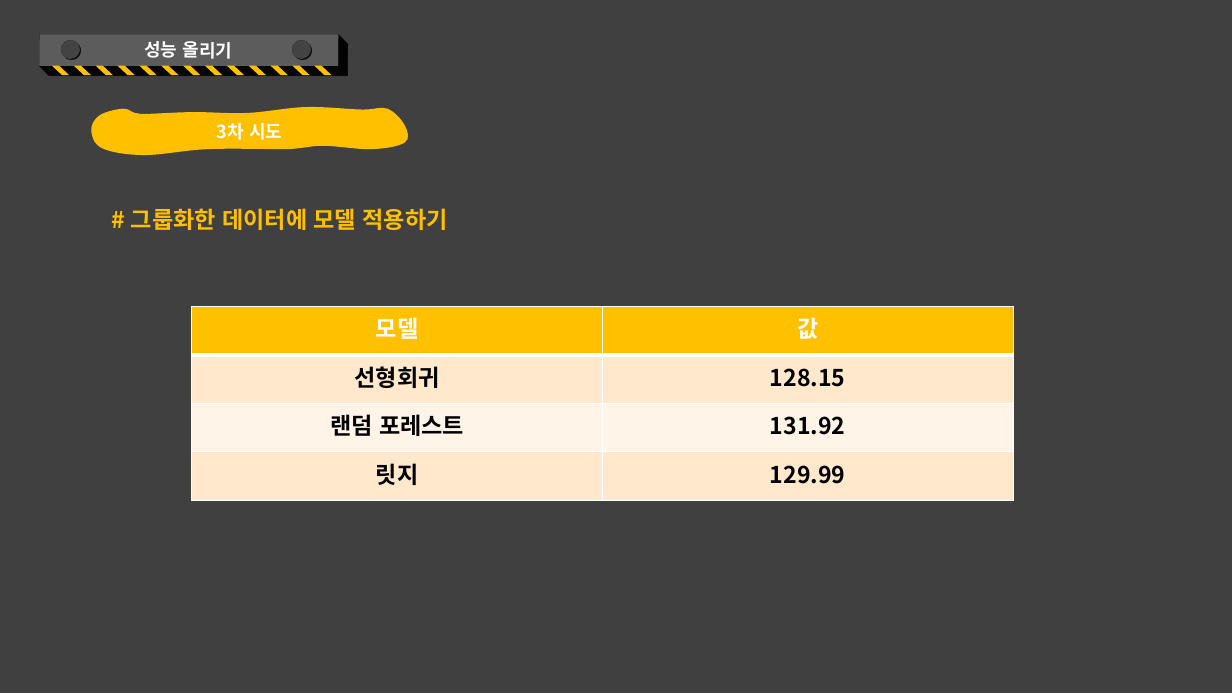
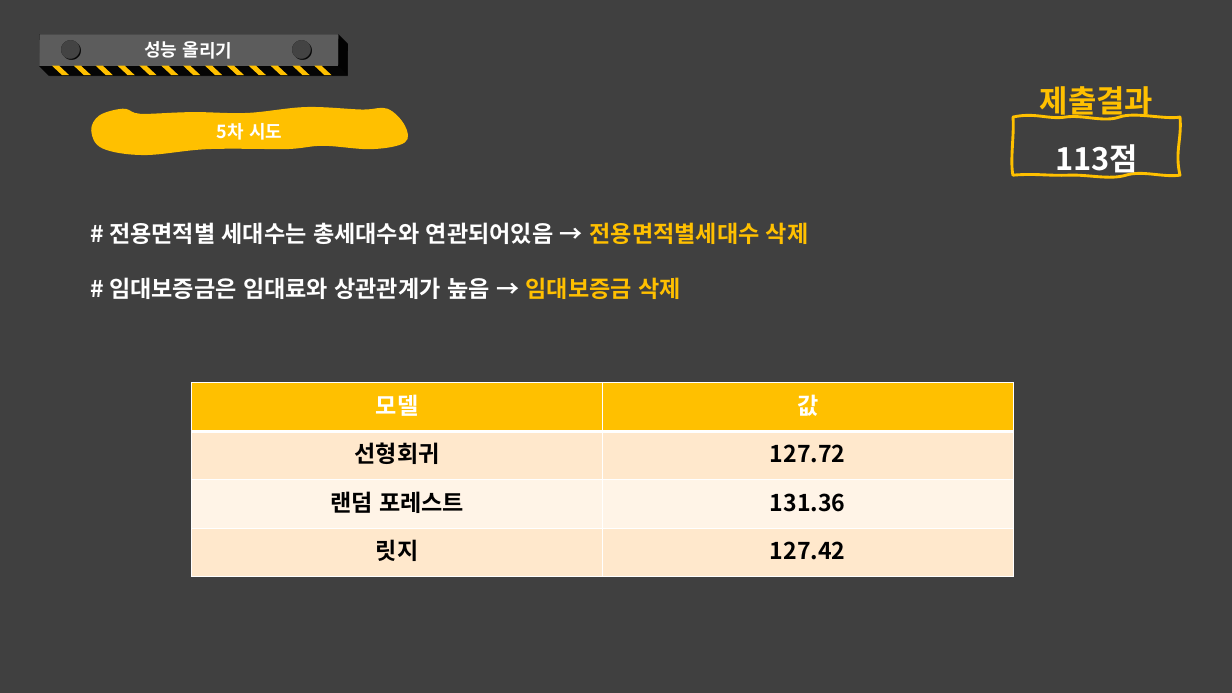
Before and after one commit to kkkkyoung/parking_project, a slide deck: slide 53 of PlayDate_2nd_project.pptx (slide 54 before the commit). Drawn at 1232x693 pixels with LibreOffice and Linux fonts; fonts in the diff are those of the drawing. Boxes give left, top, right and bottom in pixels: in the first picture for what was removed or moved away, otherwise in the second. Text is boxed around its words. In the diff, an @@ line names an element or a change of style, - is before the commit and + after.

```diff
--- a/PlayDate_2nd_project.pptx
+++ b/PlayDate_2nd_project.pptx
@@ free added at (1013, 59, 1180, 117), 24 pt, text #FFC000, bold @@
+제출결과
@@ freeform shape added at (1013, 117, 1180, 176), outline #FFC000 2.25 pt, 24 pt, text #FFFFFF, bold @@
+113점
@@ text in freeform shape at (217, 123, 282, 140): text changed @@
-3차 시도
+5차 시도
@@ text removed at (131, 208, 448, 230) @@
-# 그룹화한 데이터에 모델 적용하기
@@ text added at (109, 222, 809, 299), 18 pt, text #FFFFFF, bold @@
+# 전용면적별 세대수는 총세대수와 연관되어있음 → 전용면적별세대수 삭제
+# 임대보증금은 임대료와 상관관계가 높음 → 임대보증금 삭제
@@ table at (192, 383, 1013, 577) @@
-row 2, column 2: 128.15
+row 2, column 2: 127.72
-row 3, column 2: 131.92
+row 3, column 2: 131.36
-row 4, column 2: 129.99
+row 4, column 2: 127.42
@@ table: place and size @@
-table at (192, 307, 1013, 501)
+table at (192, 383, 1013, 577)
```
Also in this commit, not shown: 6 other slides changed, 1 slide added, 3 slides removed.
